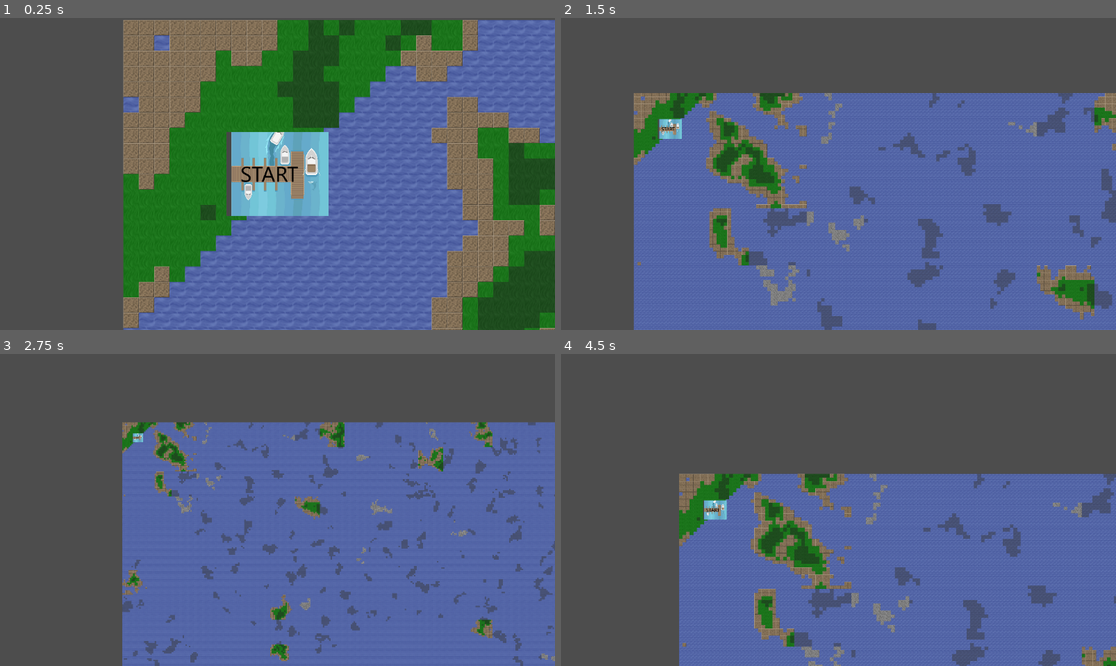
Above: before the commit, frames 1-4 (two rows, left to right).
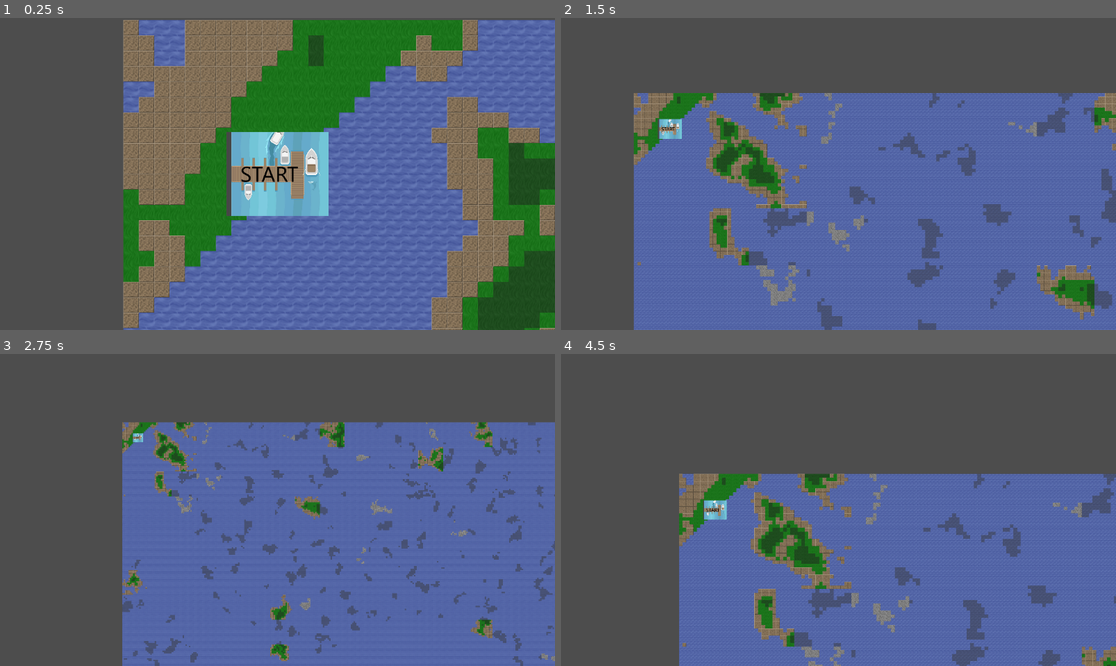
Above: after the commit, the same moments.

Repository: KN-Neuron/Neurogaming-wdrozenie-2026
Game: Godot game, scene res://main.tscn
Two runs of this game, one before a commit and one after it. Both use one fixed random seed, a clock stepped at 60 frames per second and the inputs below. The project has no main scene, so this scene is started directly.
Inputs:
- Up to frame 1 (0.25 s): no input
- Up to frame 2 (1.5 s): tap Enter at 0.5 s; hold Right (ui_right) 0.53-1.28 s; hold E 0.53-1.28 s; hold Down (ui_down) from 1.28 s (still down); tap Q at 1.35 s
- Up to frame 3 (2.75 s): release Down (ui_down) at 2.03 s; hold Right (ui_right) from 2.03 s (still down); hold E from 2.03 s (still down)
- Up to frame 4 (4.5 s): release Right (ui_right) at 2.78 s; release E at 2.78 s; hold Up (ui_up) 2.78-3.53 s; tap Q at 2.85, 4.35 s; hold E 3.53-4.28 s; hold Left (ui_left) from 3.53 s (still down)

The runs differ from the first frame. In frame 1, 9.2% of the frame differs, in the area x 22-78%, y 0-90%; in frame 2, 0.5%; in frame 3, 0.1%; in frame 4, 0.5%.

Commit message:
Adjust macro noise in chunk generation to use port ground noise target; update lerp calculations for terrain generation near path boundaries

Diff:
--- a/neuroship/World/Terrain/terrain_generator.gd
+++ b/neuroship/World/Terrain/terrain_generator.gd
@@ -30,6 +30,7 @@
 @export var use_random_seed: bool = true
 @export var world_seed: int = 0
 @export var noise_frequency: float = 0.05
+@export var port_ground_noise_target: float = 0.4
 
 var _noise: FastNoiseLite
 
@@ -82,7 +83,7 @@
 			var macro_noise: float = _get_world_noise(center_tile_x, center_tile_y)
 
 			if dist_to_start < (land_cap_radius + tiles_per_chunk) or dist_to_end < (land_cap_radius + tiles_per_chunk):
-				macro_noise = 0.4
+				macro_noise = port_ground_noise_target
 
 			var chunk_instance: Node2D = null
 
@@ -125,12 +126,12 @@
 	if is_behind_start and vector_from_start.length() < land_cap_radius:
 		var dist = vector_from_start.length()
 		var factor = 1.0 - (dist / land_cap_radius)
-		return lerp(base_noise, 0.5, factor)
+		return lerp(base_noise, port_ground_noise_target, factor)
 
 	if is_past_end and vector_from_end.length() < land_cap_radius:
 		var dist = vector_from_end.length()
 		var factor = 1.0 - (dist / land_cap_radius)
-		return lerp(base_noise, 0.5, factor)
+		return lerp(base_noise, port_ground_noise_target, factor)
 
 	if is_behind_start or is_past_end:
 		return _noise.get_noise_2d(global_x, global_y)
